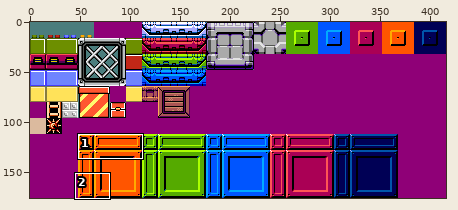
A sprite sheet gets an edit: build/games/RockDroid2/images/tilesets/castle_03.png. Above, an overview of the earlier version with the close-up marked.
Close-up. Before:
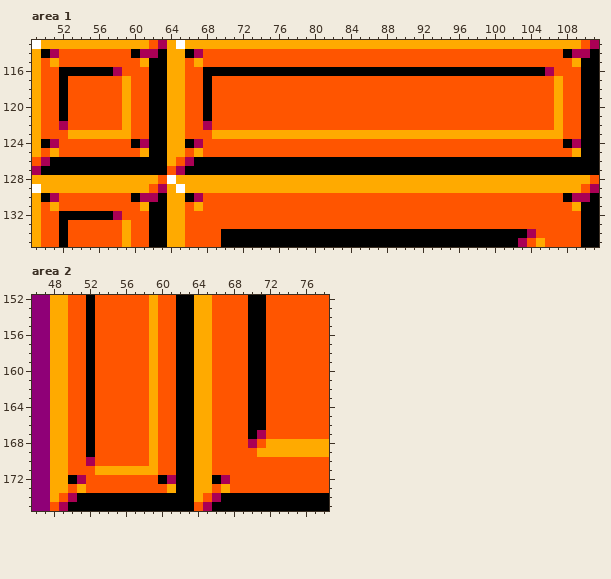
The file is 416x176 pixels. Colours within 5 levels of each other are drawn and written as one. Shown: area 1: x 49..111, y 113..135; area 2: x 46..78, y 152..175.
The result:
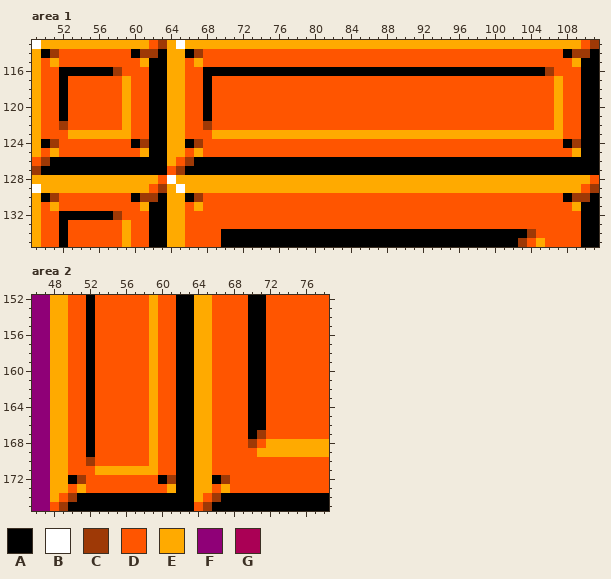
Palette (. is transparent): A #000000  B #ffffff  C #9e3906  D #ff5500  E #ffaa00  F #8f0077  G #aa0055
Change:
Area 1:
y 113: x 63 G -> C; x 111 G -> C
y 114: x 51 G -> C; x 61..62 GG -> CC; x 67 G -> C; x 109..110 GG -> CC
y 116: x 58 G -> C; x 106 G -> C
y 122: x 52 G -> C; x 68 G -> C
y 124: x 51 G -> C; x 61 G -> C; x 67 G -> C; x 109 G -> C
y 126: x 50 G -> C; x 66 G -> C
y 127: x 49 G -> C; x 65 G -> C
y 129: x 63 G -> C; x 111 G -> C
y 130: x 51 G -> C; x 61..62 GG -> CC; x 67 G -> C; x 109..110 GG -> CC
y 132: x 58 G -> C
y 134: x 104 G -> C
y 135: x 103 G -> C
Area 2:
y 167: x 71 G -> C
y 168: x 70 G -> C
y 170: x 52 G -> C
y 172: x 51 G -> C; x 61 G -> C; x 67 G -> C
y 174: x 50 G -> C; x 66 G -> C
y 175: x 49 G -> C; x 65 G -> C
